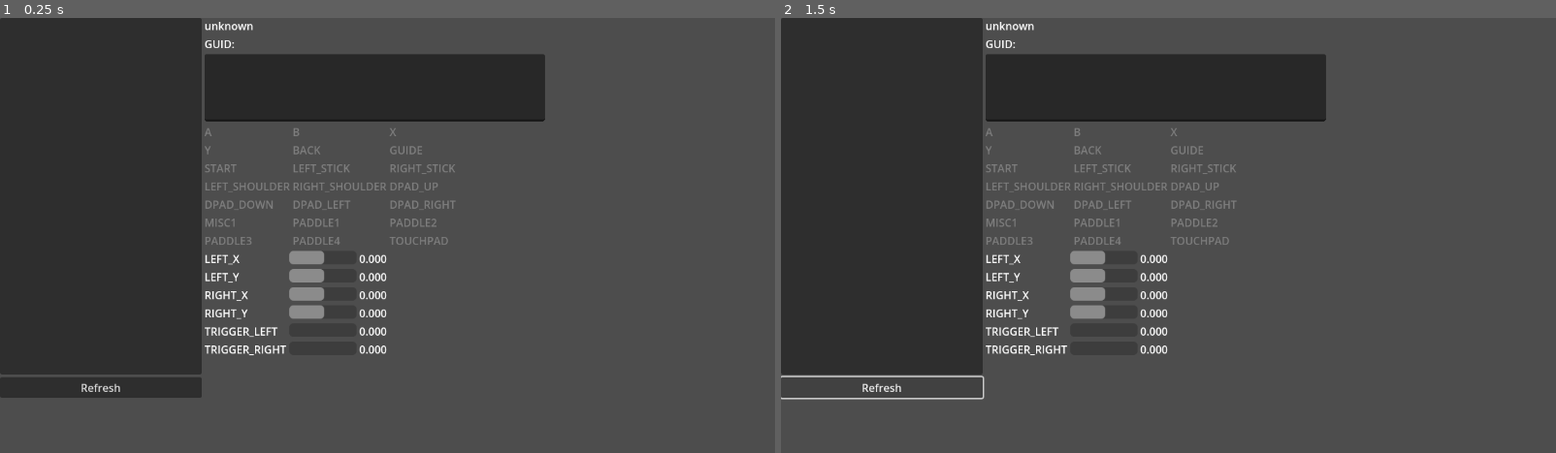
Above: before the commit, frames 1-2 (left to right).
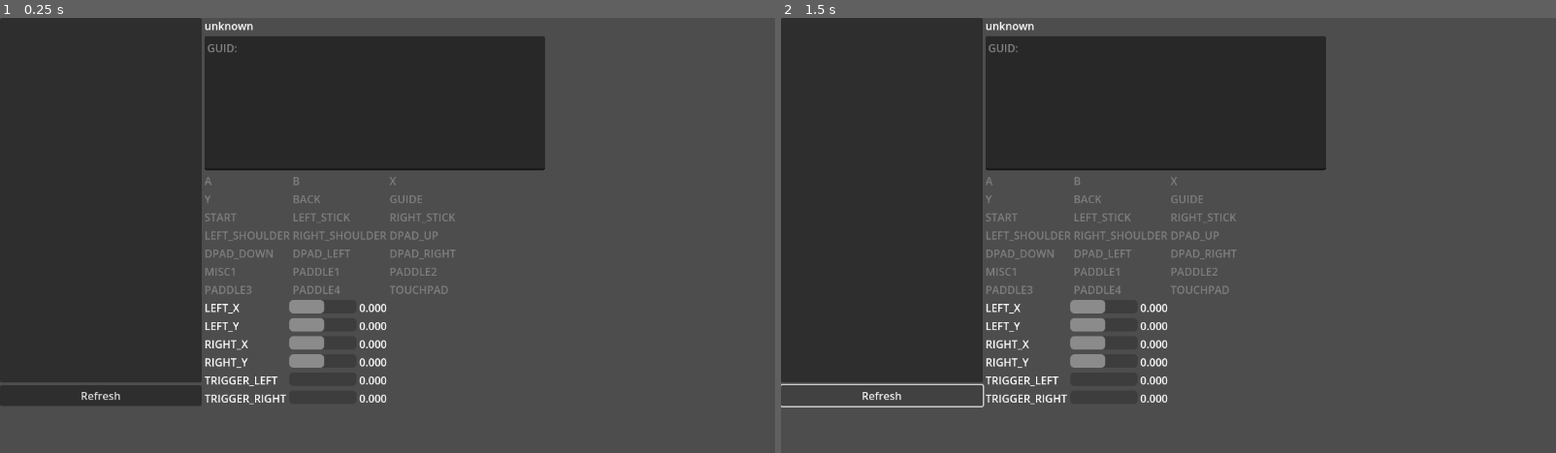
Above: after the commit, the same moments.

Repository: Toxe/godot-gamepads
Game: Godot game, scene res://scenes/main/main.tscn
The game is run twice, just before and just after one commit, with the same random seed, the same clock (stepped at 60 frames per second) and the same inputs.
Inputs:
- Up to frame 1 (0.25 s): no input
- Up to frame 2 (1.5 s): click "Refresh" at 0.5 s; click "Refresh" at 1.25 s

The runs differ from the first frame. In frame 1, 11% of the frame differs, in the area x 0-71%, y 4-90%; in frame 2, 11%.

Commit message:
Write GUID into the text area to make it easier to copy & paste

Diff:
--- a/Gamepads/scenes/main/main.gd
+++ b/Gamepads/scenes/main/main.gd
@@ -36,18 +36,14 @@
 
 func update_gamepad_info(id: int) -> void:
     var gamepad_name := Input.get_joy_name(id)
-
-    ($HBoxContainer/VBoxContainer2/NameLabel as Label).text = gamepad_name if gamepad_name != "" else "unknown"
-    ($HBoxContainer/VBoxContainer2/GuidLabel as Label).text = "GUID: %s" % Input.get_joy_guid(id)
-    ($HBoxContainer/VBoxContainer2/InfoTextEdit as TextEdit).clear()
-
     var joy_info := Input.get_joy_info(id)
-    var info_text := ""
+    var info_text := "GUID: %s\n" % Input.get_joy_guid(id)
 
     for key: String in joy_info:
         info_text += "%s: %s\n" % [key, joy_info[key]]
 
     ($HBoxContainer/VBoxContainer2/InfoTextEdit as TextEdit).text = info_text
+    ($HBoxContainer/VBoxContainer2/NameLabel as Label).text = gamepad_name if gamepad_name != "" else "unknown"
 
 
 func update_buttons_and_axis_readings(id: int) -> void:
--- a/Gamepads/scenes/main/main.tscn
+++ b/Gamepads/scenes/main/main.tscn
@@ -35,12 +35,8 @@
 layout_mode = 2
 text = "Gamepad"
 
-[node name="GuidLabel" type="Label" parent="HBoxContainer/VBoxContainer2"]
-layout_mode = 2
-text = "GUID: ----"
-
 [node name="InfoTextEdit" type="TextEdit" parent="HBoxContainer/VBoxContainer2"]
-custom_minimum_size = Vector2(0, 100)
+custom_minimum_size = Vector2(0, 200)
 layout_mode = 2
 editable = false
 
